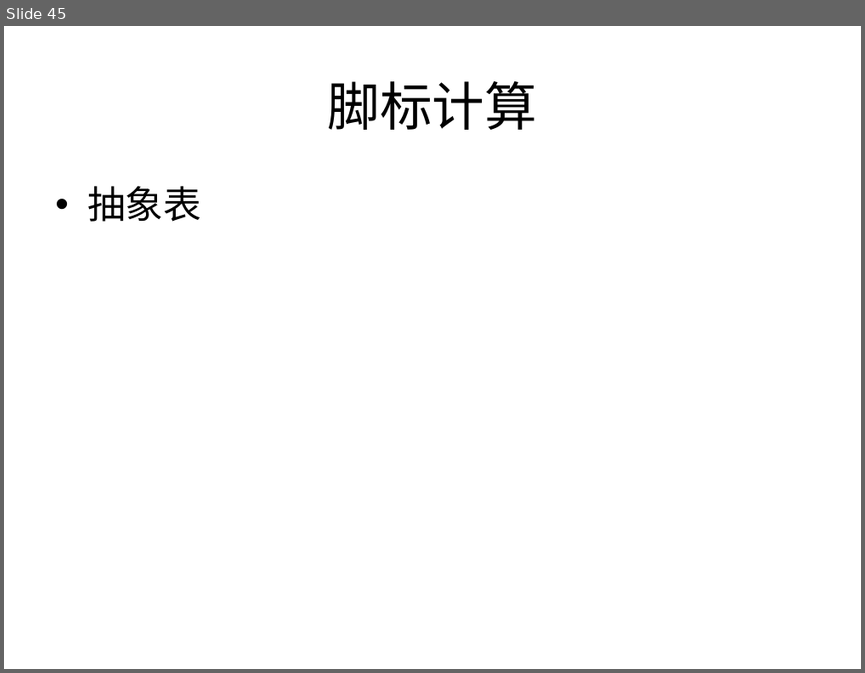
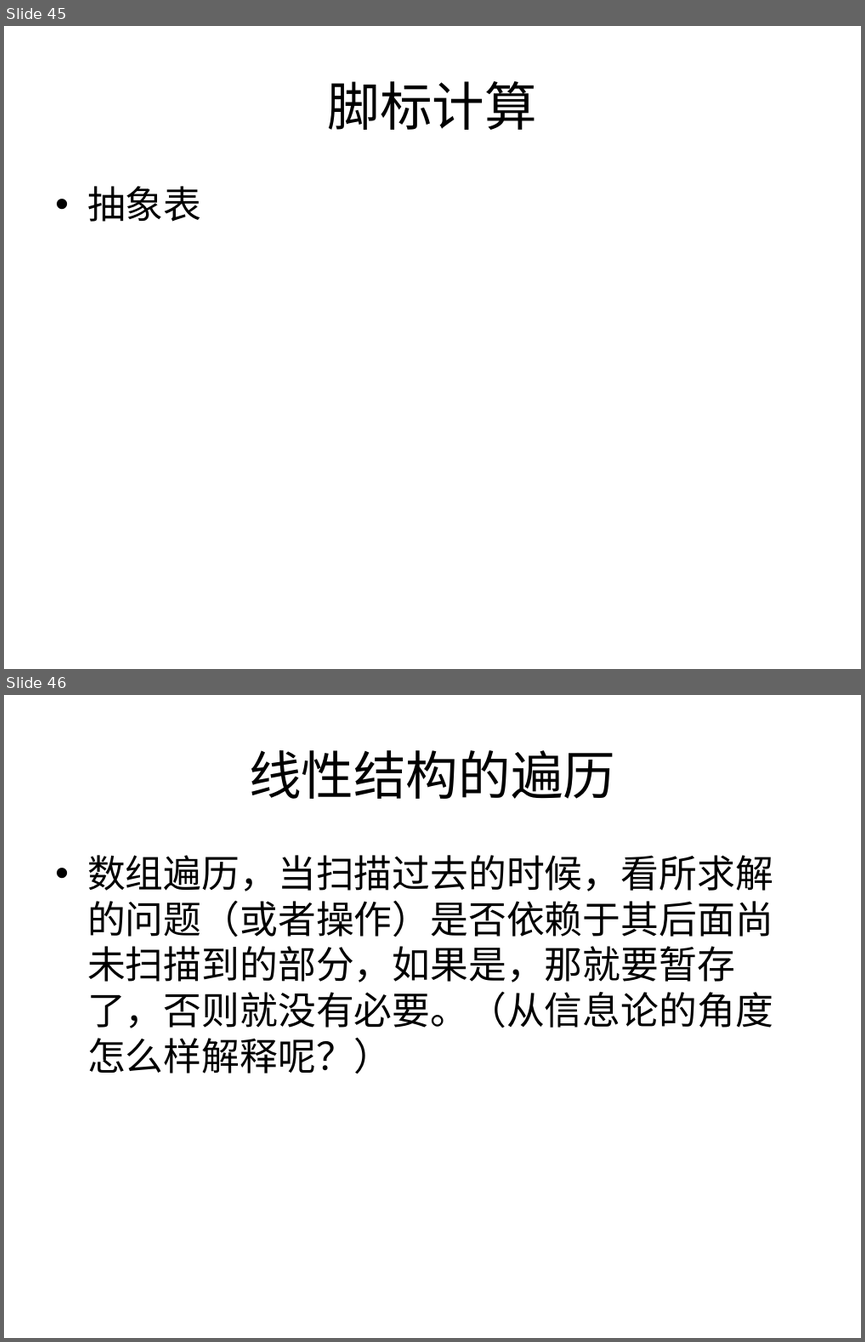
Before and after one commit to houjingbiao/leetcode, a slide deck: solutions/00conclusion.ppt. Shown one above the other, each under a label of ours: slide 45 before the commit, slides 45 and 46 after it. The pictures are 865x673 and 865x1342 pixels, drawn with LibreOffice and Linux fonts; fonts in the diff are those of the drawing. Boxes give left, top, right and bottom in pixels: in the first picture for what was removed or moved away, otherwise in the second. Text is boxed around its words. In the diff, an @@ line names an element or a change of style, - is before the commit and + after.

```diff
--- a/solutions/00conclusion.ppt
+++ b/solutions/00conclusion.ppt
@@ slide 46 added at (x1=4, y1=695, x2=861, y2=1338), background #FFFFFF @@
@@ title added at (x1=249, y1=750, x2=615, y2=799), 44 pt, text #000000 @@
+线性结构的遍历
@@ text added at (x1=87, y1=855, x2=773, y2=1073), 32 pt, text #000000 @@
+• 数组遍历，当扫描过去的时候，看所求解的问题（或者操作）是否依赖于其后面尚未扫描到的部分，如果是，那就要暂存了，否则就没有必要。（从信息论的角度怎么样解释呢？）
```
Also in this commit, not shown: 2 other files.
